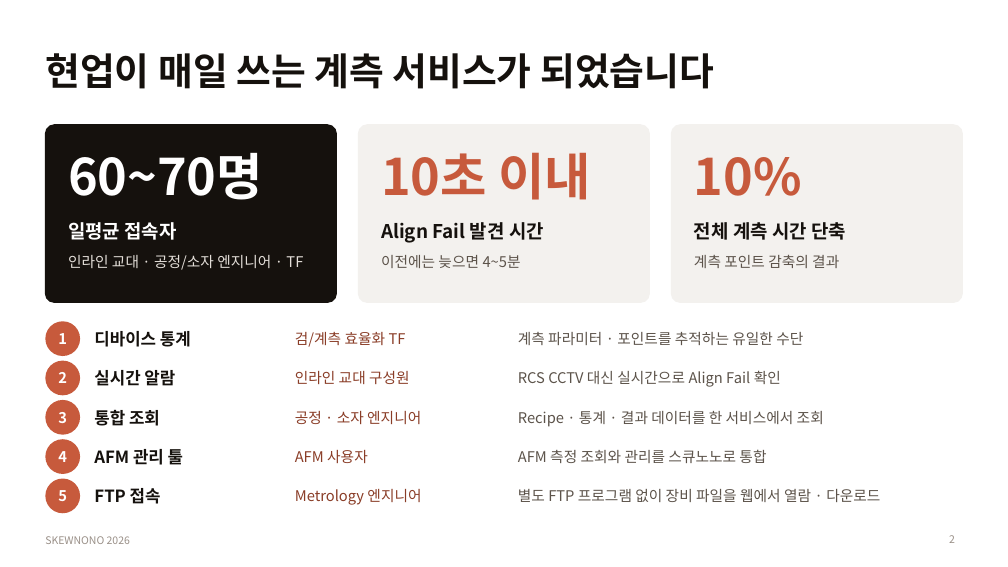
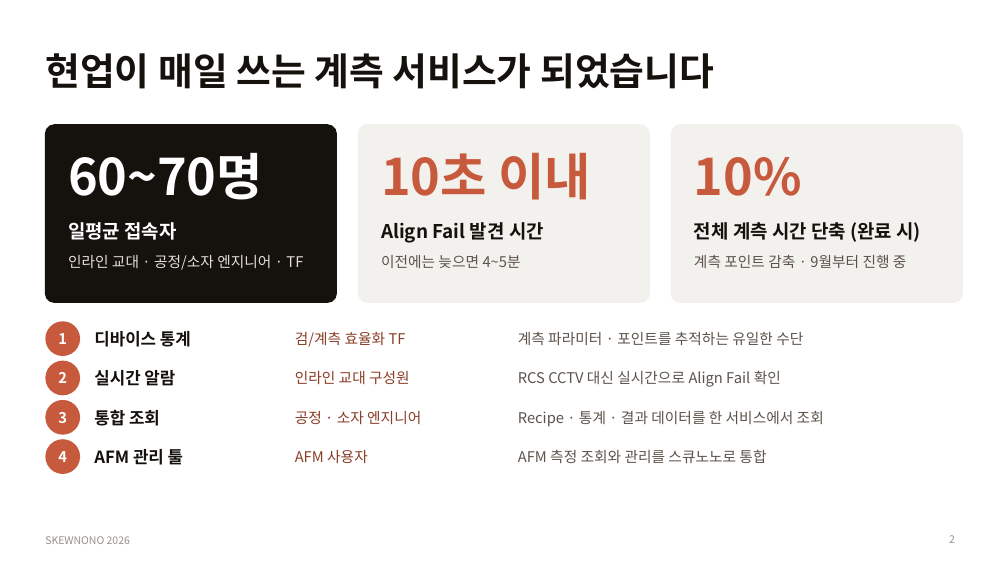
Before and after one commit to DarrenKoi/skewnono_v3_nuxt, a slide deck: slide 2 of docs/progress_report/skewnono_year_end_report_2026.pptx. Drawn at 1008x567 pixels with LibreOffice and Linux fonts; fonts in the diff are those of the drawing. Boxes give left, top, right and bottom in pixels: in the first picture for what was removed or moved away, otherwise in the second. Text is boxed around its words. In the diff, an @@ line names an element or a change of style, - is before the commit and + after.

```diff
--- a/docs/progress_report/skewnono_year_end_report_2026.pptx
+++ b/docs/progress_report/skewnono_year_end_report_2026.pptx
@@ text at <box>694,222,921,242</box>: text changed @@
-전체 계측 시간 단축
+전체 계측 시간 단축 (완료 시)
@@ text at <box>694,255,907,268</box>: text changed @@
-계측 포인트 감축의 결과
+계측 포인트 감축 · 9월부터 진행 중
@@ ellipse removed at <box>45,479,80,513</box> @@
-5
@@ text removed at <box>94,488,161,504</box> @@
-FTP 접속
@@ text removed at <box>295,489,421,505</box> @@
-Metrology 엔지니어
@@ text removed at <box>518,489,880,502</box> @@
-별도 FTP 프로그램 없이 장비 파일을 웹에서 열람 · 다운로드
```
Also in this commit, not shown: 5 other slides changed, 2 slides removed, 2 other files.
